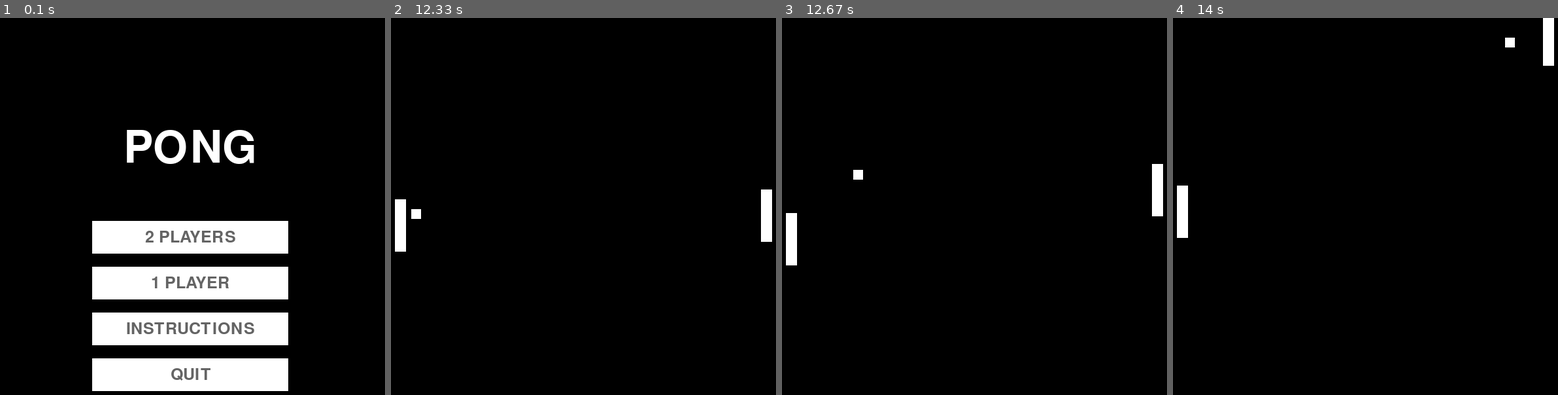
Above: before the commit, frames 1-4 (left to right).
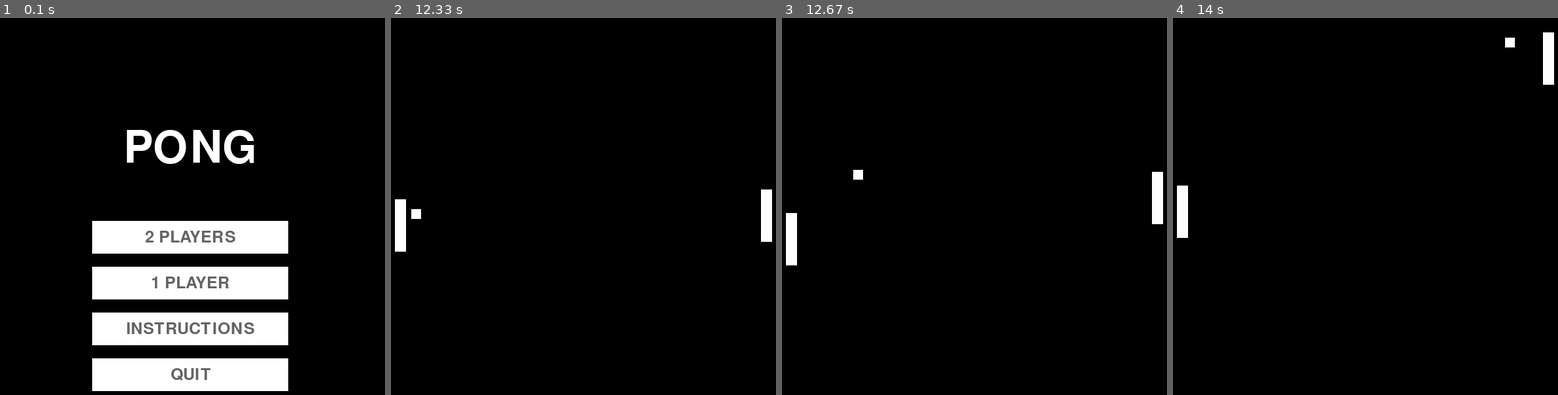
Above: after the commit, the same moments.

Repository: cvhs-cs-2017/Easy-as-Pi-Game
Game: pygame game, started from Pong.py
Same seed, same stepped clock (60 frames per second), same inputs: the game is played once before the commit and once after it.
Inputs (mouse positions are in pixels of both pictures, inside the frame that each line leads up to):
- Up to frame 1 (0.1 s): no input
- Up to frame 2 (12.33 s): click "2 PLAYERS" at 0.42 s; hold Up 5.42-5.88 s; hold Down 5.92-6.22 s; hold S 5.92-6.22 s; hold Up 6.25-6.62 s; hold W 6.25-6.62 s; hold Down 6.65-7.02 s; hold S 6.65-7.02 s; click (441, 202) at 7.1 s; click "1 PLAYER" at 7.45 s; hold Down 11.75-12.05 s; hold S 11.75-12.05 s; hold Up from 12.08 s (still down); hold W from 12.08 s (still down)
- Up to frame 3 (12.67 s): release Up at 12.45 s; release W at 12.45 s; hold Down from 12.48 s (still down); hold S from 12.48 s (still down)
- Up to frame 4 (14 s): release Down at 12.85 s; release S at 12.85 s; hold Up 12.88-13.18 s; hold W 12.88-13.18 s; hold Down 13.22-13.52 s; hold S 13.22-13.52 s; hold Up 13.55-13.92 s; hold W 13.55-13.92 s; hold Down from 13.95 s (still down); hold S from 13.95 s (still down)

Frames 1-2 are identical in both runs. In frame 3, 0.1% of the frame differs, in the area x 96-99%, y 38-55%; in frame 4, 0.3%, in the area x 96-99%, y 0-18%.

Commit message:
smarter AI

Diff:
--- a/Pong.py
+++ b/Pong.py
@@ -202,14 +202,34 @@
         if xballchange < 0 or computery < -25 or computery > 500:
             computerchange = 0
         if xballchange > 0:
-            ballhit = random.randrange(2,13)
-            hitspot = random.randrange(0,80)
-            if (yball+ballhit) > (computery+hitspot):
-                computerchange = 3
-            if (yball+ballhit) < (computery+hitspot):
-                computerchange = -3
-
-        if (xball < 30 and ((player1y-5) < yball < (player1y+9.375))) or (xball > 560 and ((computery-5) < yball < (computery+9.375))):
+            if player1y <= computery:
+                hitspot = random.randrange(40,88)
+                if (yball+7.5) > (computery+hitspot):
+                    computerchange = 3
+                if (yball+7.5) < (computery+hitspot):
+                    computerchange = -3
+                if (yball+7.5) == (computery+hitspot):
+                    if yballchange > 0:
+                        computerchanage = 3
+                    if yballchange < 0:
+                        computerchange = -3
+                    else:
+                        computerchange = 0
+            elif player1y > computery:
+                hitspot = random.randrange(-8,40)
+                if (yball+7.5) > (computery+hitspot):
+                    computerchange = 3
+                if (yball+7.5) < (computery+hitspot):
+                    computerchange = -3
+                if (yball+7.5) == (computery+hitspot):
+                    if yballchange > 0:
+                        computerchanage = 3
+                    if yballchange < 0:
+                        computerchange = -3
+                    else:
+                        computerchange = 0
+
+        if (xball < 30 and ((player1y-10) < yball < (player1y+9.375))) or (xball > 560 and ((computery-10) < yball < (computery+9.375))):
             xballchange *= -1
             yballchange = -3
             hits += 1
@@ -241,7 +261,7 @@
             xballchange *= -1
             yballchange = 2.5
             hits += 1
-        if (xball < 30 and ((player1y+70.626) < yball < (player1y+85))) or (xball > 560 and ((computery+70.626) < yball < (computery+85))):
+        if (xball < 30 and ((player1y+70.626) < yball < (player1y+90))) or (xball > 560 and ((computery+70.626) < yball < (computery+90))):
             xballchange *= -1
             yballchange = 3
             hits += 1
@@ -250,7 +270,7 @@
                 xballchange += .25
             else:
                 xballchange -= .25
-            target += 5
+            target *=2
         if player1y < 0 or player1y > 525:
             player1change = 0
         for event in pygame.event.get():
